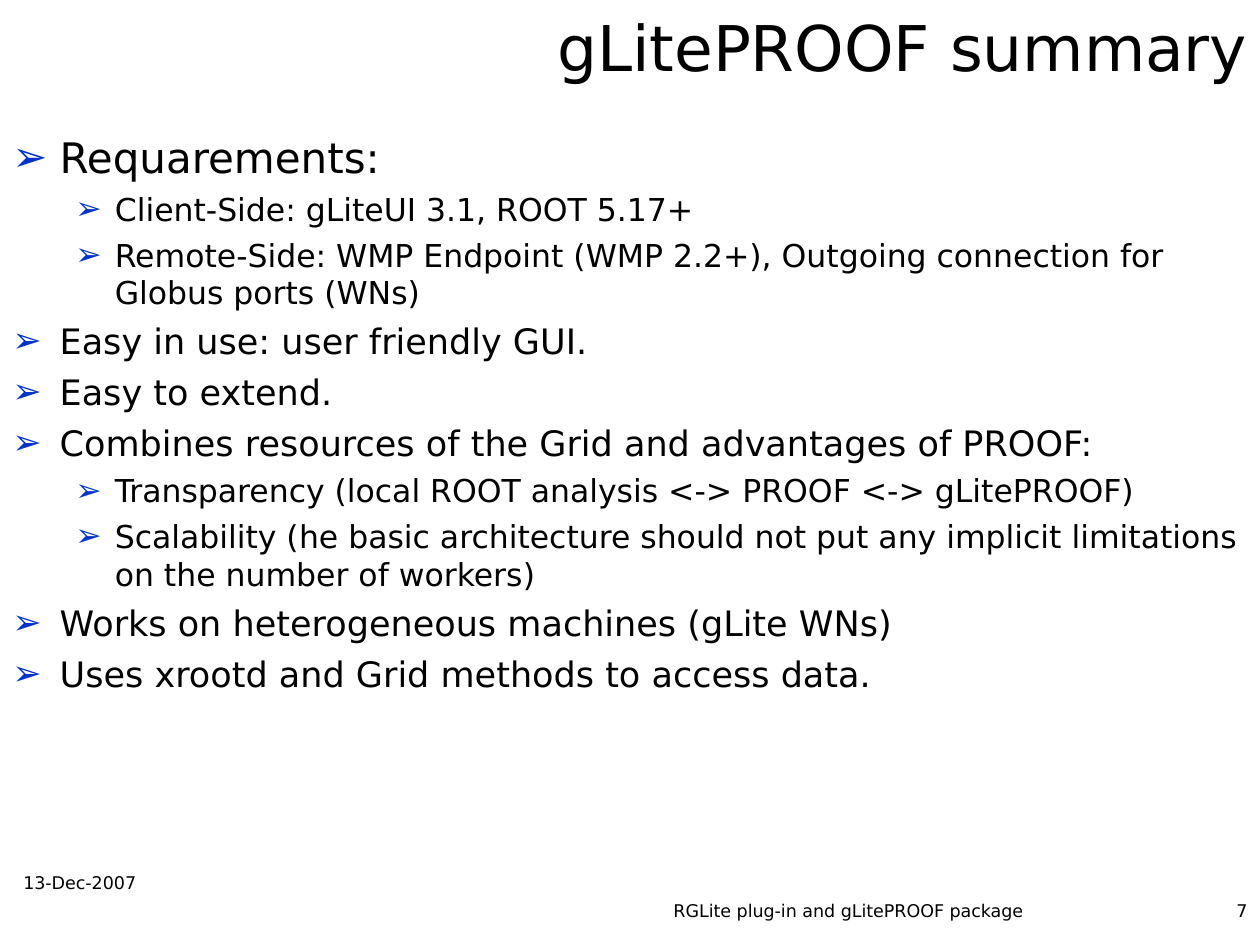
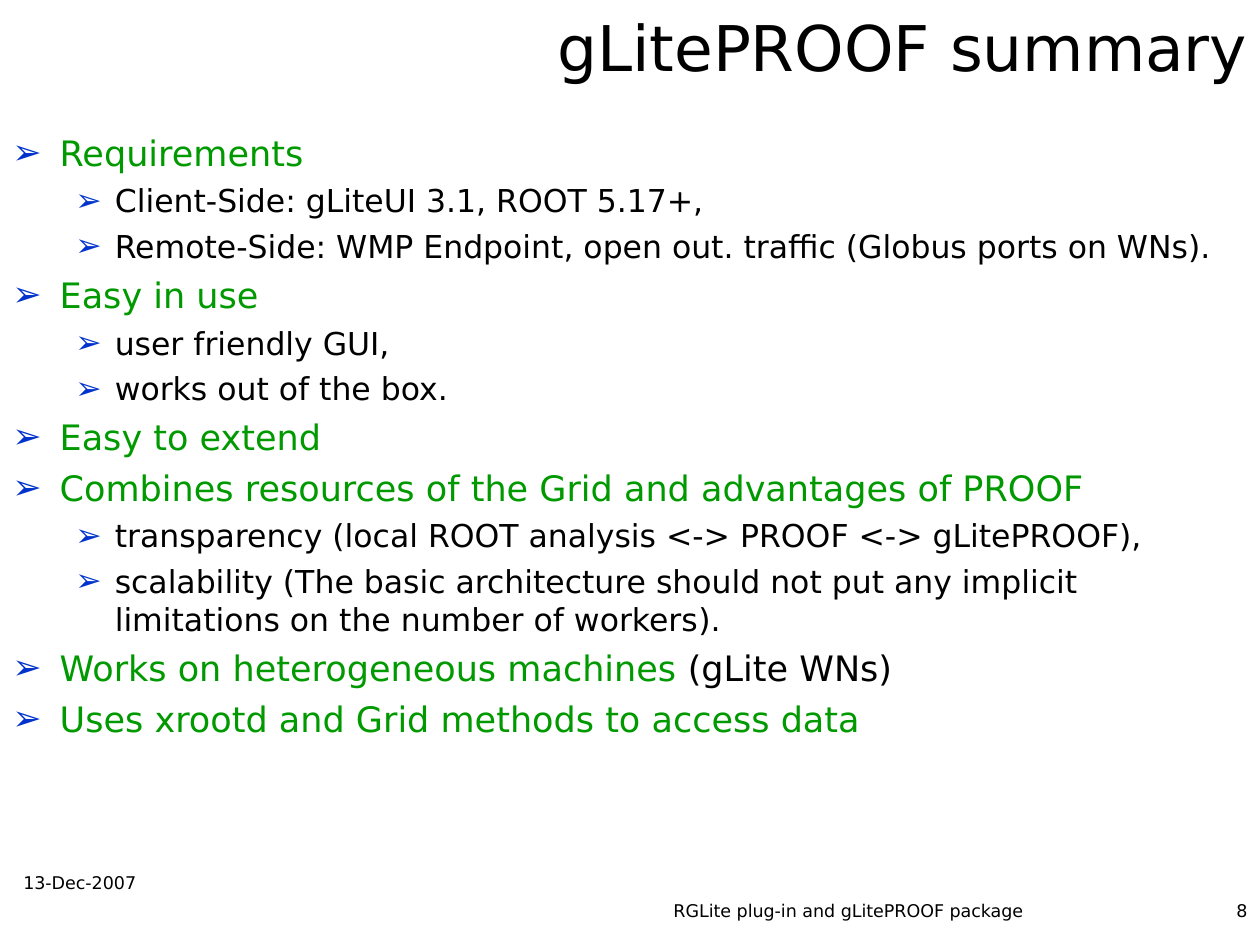
Before and after one commit to AnarManafov/PoDDocumentation, a slide deck: slide 8 of HEPCG-Workshops/2007-Dec/HEPCG-Workshops-2007-Dec(GSI).pdf.ppt (slide 7 before the commit). Drawn at 1260x945 pixels with LibreOffice and Linux fonts; fonts in the diff are those of the drawing; background and template pictures are left out. Boxes give left, top, right and bottom in pixels: in the first picture for what was removed or moved away, otherwise in the second. Text is boxed around its words. In the diff, an @@ line names an element or a change of style, - is before the commit and + after.

Commit message:
Documentation_modified: HEPCG Workshop Dec 2007 - v0.3

```diff
--- a/HEPCG-Workshops/2007-Dec/HEPCG-Workshops-2007-Dec(GSI).pdf.ppt
+++ b/HEPCG-Workshops/2007-Dec/HEPCG-Workshops-2007-Dec(GSI).pdf.ppt
@@ text at <box>60,139,1210,635</box>: text changed @@
-➢ Requarements:
-  ➢ Client-Side: gLiteUI 3.1, ROOT 5.17+
-  ➢ Remote-Side: WMP Endpoint (WMP 2.2+), Outgoing connection for Globus ports (WNs)
-➢ Easy in use: user friendly GUI.
-➢ Easy to extend.
-➢ Combines resources of the Grid and advantages of PROOF:
-  ➢ Transparency (local ROOT analysis <-> PROOF <-> gLitePROOF)
-  ➢ Scalability (he basic architecture should not put any implicit limitations on the number of workers)
+➢ Requirements
+  ➢ Client-Side: gLiteUI 3.1, ROOT 5.17+,
+  ➢ Remote-Side: WMP Endpoint, open out. traffic (Globus ports on WNs).
+➢ Easy in use
+  ➢ user friendly GUI,
+  ➢ works out of the box.
+➢ Easy to extend
+➢ Combines resources of the Grid and advantages of PROOF
+  ➢ transparency (local ROOT analysis <-> PROOF <-> gLitePROOF),
+  ➢ scalability (The basic architecture should not put any implicit limitations on the number of workers).
@@ text at <box>60,654,892,689</box>: text colour #000000 to #009900 in "Works on heterogeneous machines" @@
@@ text at <box>60,705,860,733</box>: text changed; text colour #000000 to #009900 @@
-➢ Uses xrootd and Grid methods to access data.
+➢ Uses xrootd and Grid methods to access data
@@ page number at <box>1236,904,1247,918</box>: text changed @@
-7
+8
```
Also in this commit, not shown: 4 other slides changed, 1 slide added.
